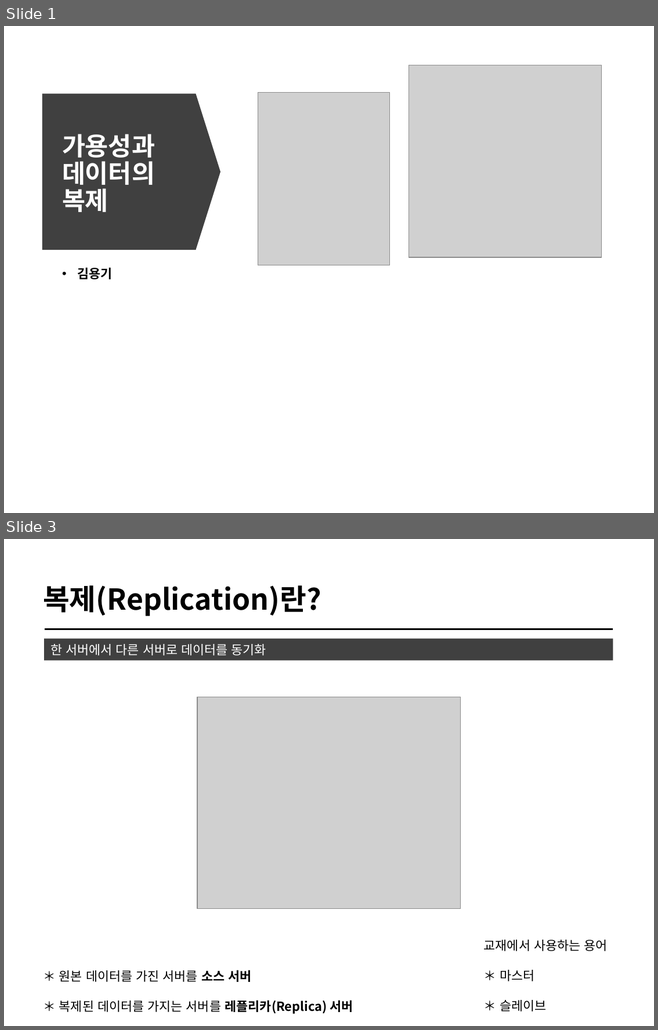
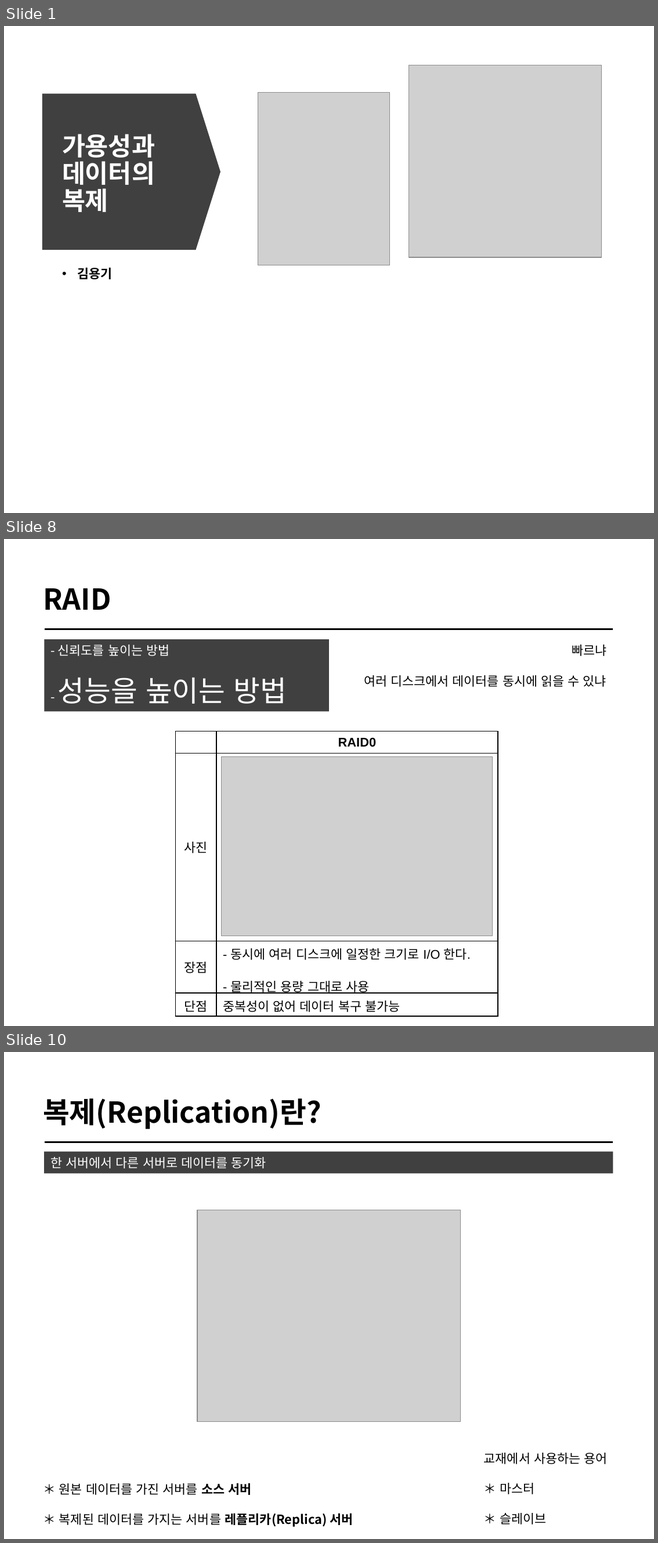
Before and after one commit to cs-study-org/cs-study, a slide deck: 23/yongki/Availability&Replication.pptx. Shown one above the other, each under a label of ours: slides 1 and 3 before the commit, slides 1, 8 and 10 after it; the slides between them are not shown. The pictures are 658x1030 and 658x1543 pixels, drawn with LibreOffice and Linux fonts; fonts in the diff are those of the drawing; grey boxes stand for pictures. Boxes give left, top, right and bottom in pixels: in the first picture for what was removed or moved away, otherwise in the second. Text is boxed around its words. In the diff, an @@ line names an element or a change of style, - is before the commit and + after.

```diff
--- a/23/yongki/Availability&Replication.pptx
+++ b/23/yongki/Availability&Replication.pptx
@@ slide 8 added at (x1=4, y1=539, x2=654, y2=1026), background #FFFFFF @@
@@ title added at (x1=43, y1=588, x2=111, y2=610), 32 pt, text #000000, bold @@
+RAID
@@ rectangle added at (x1=44, y1=640, x2=329, y2=712), fill #404040, 14 pt, text #FFFFFF @@
+- 신뢰도를 높이는 방법
+- 성능을 높이는 방법
@@ line added from (45, 629) to (612, 629), #000000 2 pt @@
@@ text added at (x1=364, y1=645, x2=606, y2=687), 14 pt, text #000000 @@
+빠르냐
+여러 디스크에서 데이터를 동시에 읽을 수 있냐
@@ table added at (x1=176, y1=732, x2=498, y2=1016), 4 rows, 2 columns @@
+ | RAID0
+사진 | 
+장점 | - 동시에 여러 디스크에 일정한 크기로 I/O 한다. - 물리적인 용량 그대로 사용
+단점 | 중복성이 없어 데이터 복구 불가능
@@ picture added at (x1=221, y1=757, x2=492, y2=936) @@
@@ what was slide 3 is now slide 10 @@
```
Also in this commit, not shown: 6 slides changed, 8 other slides added, 1 other file.
